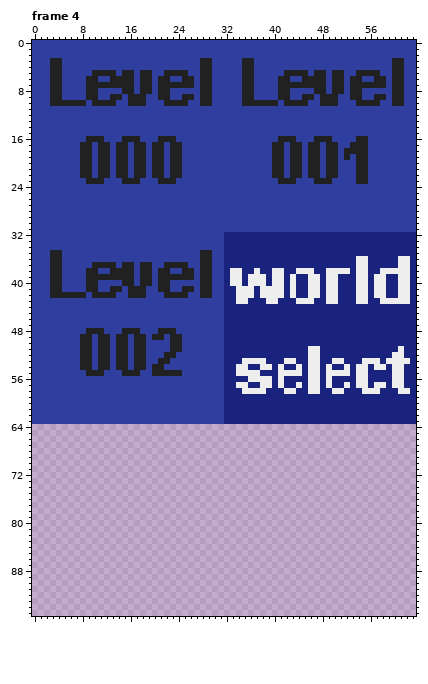
A pixel-art file gets an edit: Sprites/Tile_Sets/Campaign_Parts/TS-Campaign_Map_Parts_Tiles.aseprite. This is how it looked before the edit.
64x96 pixels, 4 frames. Shown: frame 4.
After the commit:
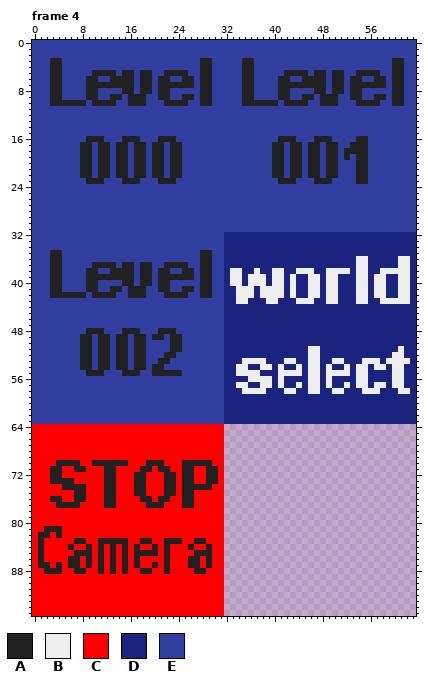
Palette (. is transparent): A #212121  B #eeeeee  C #ff0000  D #1a237e  E #303f9f
The edit:
Frame 4, layers "Layer 2", "Layer 1":
Colour A now appears in row 70 at x 4 to 7, 10 to 15, 19 to 21 and 25 to 29; in row 71 at x 3 to 4, 7 to 8, 12 to 13, 18 to 19, 21 to 22, 25 to 26 and 29 to 30; in row 72 at x 3 to 4, 12 to 13, 17 to 18, 22 to 23, 25 to 26 and 29 to 30; in row 73 at x 3 to 6, 12 to 13, 17 to 18, 22 to 23, 25 to 26 and 29 to 30; in row 74 at x 5 to 8, 12 to 13, 17 to 18, 22 to 23 and 25 to 29; in row 75 at x 7 to 8, 12 to 13, 17 to 18, 22 to 23 and 25 to 26.
Colour A now appears in row 76 at x 3 to 4, 7 to 8, 12 to 13, 18 to 19, 21 to 22 and 25 to 26; in row 77 at x 4 to 7, 12 to 13, 19 to 21 and 25 to 26; in row 81 at x 2 to 4; in row 82 at x 1 to 2 and 4; in row 83 at x 1, 7 to 8, 11 to 15, 18 to 19, 22 to 24 and 27 to 28; in row 84 at x 1, 6, 9, 11, 13, 15, 17, 20, 22, 26 and 29.
Colour A now appears in row 85 at x 1, 7 to 9, 11, 13, 15, 17 to 20, 22 and 27 to 29; in row 86 at x 1, 6 to 7, 9, 11, 13, 15, 17, 22, 26 to 27 and 29; in row 87 at x 1 to 2, 4, 6 to 7, 9, 11, 13, 15, 17, 20, 22, 26 to 27 and 29; in row 88 at x 2 to 4, 7 to 8, 11, 13, 15, 18 to 19, 22 and 27 to 28.
Colour C now appears in rows 64 to 69 at x 0 to 31; in row 70 at x 0 to 3, 8 to 9, 16 to 18, 22 to 24 and 30 to 31; in row 71 at x 0 to 2, 5 to 6, 9 to 11, 14 to 17, 20, 23 to 24, 27 to 28 and 31; in row 72 at x 0 to 2, 5 to 11, 14 to 16, 19 to 21, 24, 27 to 28 and 31; in row 73 at x 0 to 2, 7 to 11, 14 to 16, 19 to 21, 24, 27 to 28 and 31; in row 74 at x 0 to 4, 9 to 11, 14 to 16, 19 to 21, 24 and 30 to 31.
Colour C now appears in row 75 at x 0 to 6, 9 to 11, 14 to 16, 19 to 21, 24 and 27 to 31; in row 76 at x 0 to 2, 5 to 6, 9 to 11, 14 to 17, 20, 23 to 24 and 27 to 31; in row 77 at x 0 to 3, 8 to 11, 14 to 18, 22 to 24 and 27 to 31; in rows 78 to 80 at x 0 to 31; in row 81 at x 0 to 1 and 5 to 31; in row 82 at x 0, 3 and 5 to 31.
Colour C now appears in row 83 at x 0, 2 to 6, 9 to 10, 16 to 17, 20 to 21, 25 to 26 and 29 to 31; in row 84 at x 0, 2 to 5, 7 to 8, 10, 12, 14, 16, 18 to 19, 21, 23 to 25, 27 to 28 and 30 to 31; in row 85 at x 0, 2 to 6, 10, 12, 14, 16, 21, 23 to 26 and 30 to 31; in row 86 at x 0, 2 to 5, 8, 10, 12, 14, 16, 18 to 21, 23 to 25, 28 and 30 to 31; in row 87 at x 0, 3, 5, 8, 10, 12, 14, 16, 18 to 19, 21, 23 to 25, 28 and 30 to 31; in row 88 at x 0 to 1, 5 to 6, 9 to 10, 12, 14, 16 to 17, 20 to 21, 23 to 26 and 29 to 31.
Colour C now appears in rows 89 to 95 at x 0 to 31.
Where, in picture pixels (left, top, right, bottom), the same in both pictures:
added: (32, 424, 224, 616)
